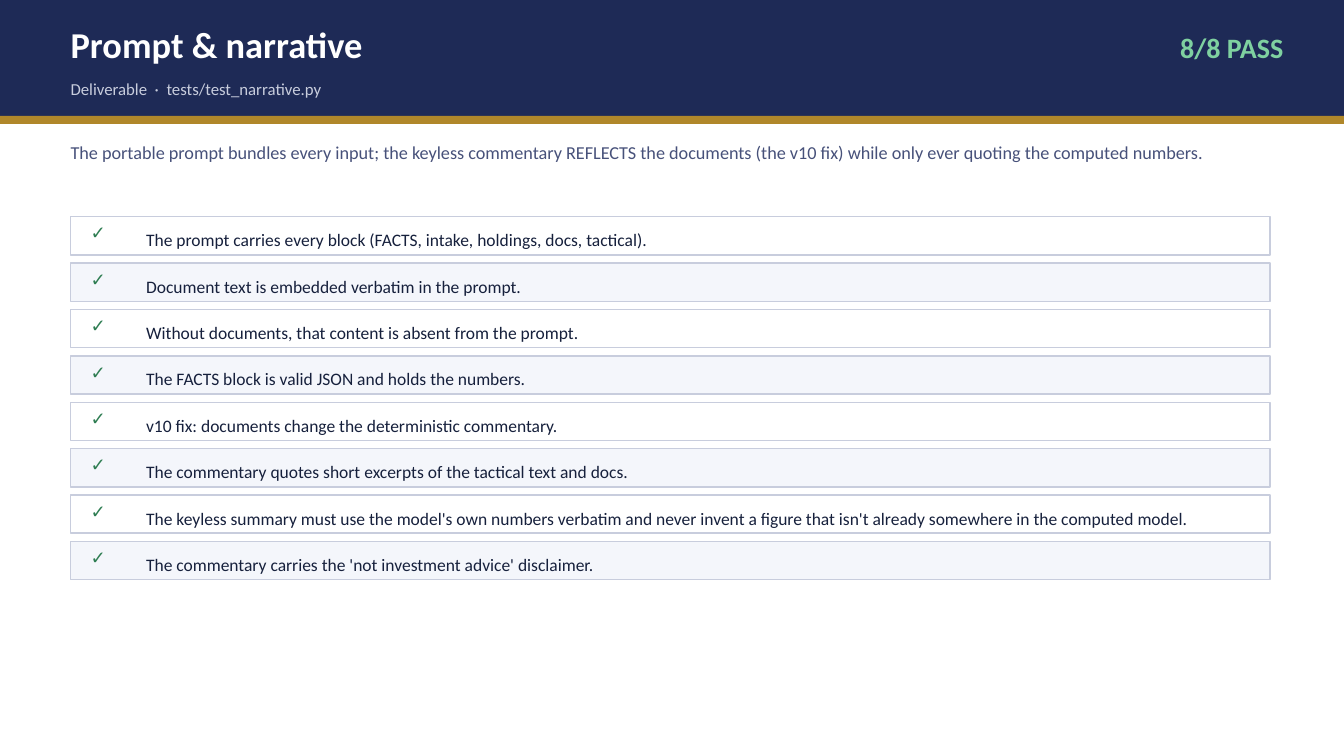
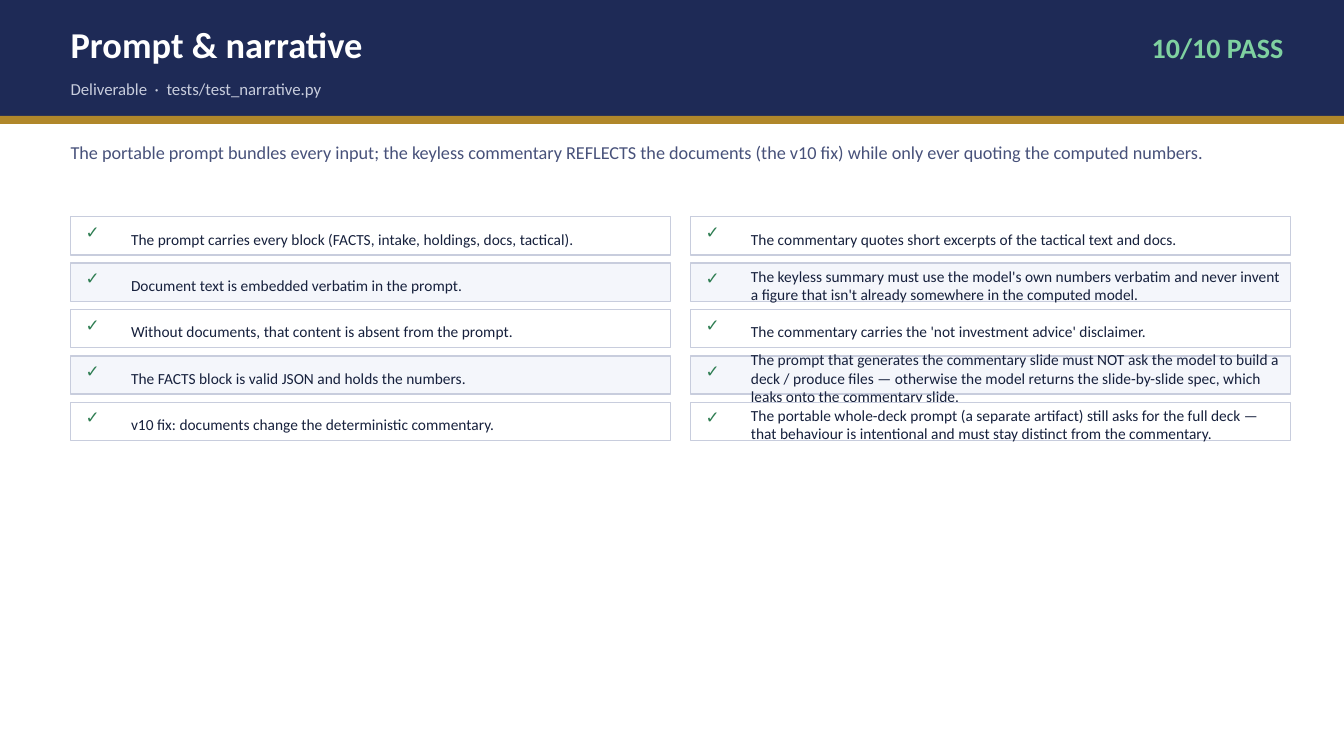
Before and after one commit to desmond108/family-office-copilot, a slide deck: slide 7 of Meridian_Copilot_Test_Report_v10.pptx. Drawn at 1344x756 pixels with LibreOffice and Linux fonts; fonts in the diff are those of the drawing. Boxes give left, top, right and bottom in pixels: in the first picture for what was removed or moved away, otherwise in the second. Text is boxed around its words. In the diff, an @@ line names an element or a change of style, - is before the commit and + after.

```diff
--- a/Meridian_Copilot_Test_Report_v10.pptx
+++ b/Meridian_Copilot_Test_Report_v10.pptx
@@ text at [1152,38,1283,60]: text changed @@
-8/8 PASS
+10/10 PASS
@@ rectangle: place and size @@
-rectangle at [71,217,1270,255]
+rectangle at [71,217,670,255]
@@ text "The prompt carries every block ...": place and size @@
-text "The prompt carries every block ..." at [146,233,646,249]
+text "The prompt carries every block ..." at [131,234,573,248]
@@ rectangle: place and size @@
-rectangle at [71,449,1270,487]
+rectangle at [691,217,1291,255]
@@ rectangle at [691,217,1291,255]: fill #F4F6FB to #FFFFFF @@
@@ text "✓": place and size @@
-text "✓" at [91,454,141,484]
+text "✓" at [706,222,746,252]
@@ text "The commentary quotes short excerpts ...": place and size @@
-text "The commentary quotes short excerpts ..." at [146,466,628,481]
+text "The commentary quotes short excerpts ..." at [751,234,1177,248]
@@ rectangle: place and size @@
-rectangle at [71,263,1270,301]
+rectangle at [71,263,670,301]
@@ text "Document text is embedded verbatim ...": place and size @@
-text "Document text is embedded verbatim ..." at [146,281,520,296]
+text "Document text is embedded verbatim ..." at [131,280,462,294]
@@ rectangle: place and size @@
-rectangle at [71,495,1270,533]
+rectangle at [691,263,1291,301]
@@ rectangle at [691,263,1291,301]: fill #FFFFFF to #F4F6FB @@
@@ text "✓": place and size @@
-text "✓" at [91,500,141,530]
+text "✓" at [706,268,746,298]
@@ text "The keyless summary must use ...": place and size @@
-text "The keyless summary must use ..." at [146,513,1187,528]
+text "The keyless summary must use ..." at [751,271,1279,303]
@@ rectangle: place and size @@
-rectangle at [71,310,1270,348]
+rectangle at [71,310,670,348]
@@ text "Without documents, that content is ...": place and size @@
-text "Without documents, that content is ..." at [146,327,579,342]
+text "Without documents, that content is ..." at [131,326,513,340]
@@ rectangle at [691,310,1291,348]: fill #F4F6FB to #FFFFFF @@
@@ rectangle: place and size @@
-rectangle at [71,541,1270,580]
+rectangle at [691,310,1291,348]
@@ size 13 to 12 pt in 8 elements at [86,222,126,252], [86,268,126,298], [86,315,126,345], [86,361,126,391], [86,407,126,438], [706,222,746,252], [706,268,746,298], [706,315,746,345] @@
@@ text "✓": place and size @@
-text "✓" at [91,546,141,577]
+text "✓" at [706,315,746,345]
@@ size 12.5 to 11 pt in 8 elements at [131,419,495,433], [131,234,573,248], [131,280,462,294], [131,326,513,340], [131,373,465,384], [751,234,1177,248], [751,271,1279,303], [751,326,1145,340] @@
@@ text "The commentary carries the 'not ...": place and size @@
-text "The commentary carries the 'not ..." at [146,559,593,574]
+text "The commentary carries the 'not ..." at [751,326,1145,340]
@@ rectangle: place and size @@
-rectangle at [71,356,1270,394]
+rectangle at [71,356,670,394]
@@ text "The FACTS block is valid ...": place and size @@
-text "The FACTS block is valid ..." at [146,373,525,385]
+text "The FACTS block is valid ..." at [131,373,465,384]
@@ rectangle added at [691,356,1291,394], fill #F4F6FB, outline #C8CDDD 1 pt @@
@@ text added at [751,354,1278,403], 11 pt, text #16203C @@
+The prompt that generates the commentary slide must NOT ask the model to build a deck / produce files — otherwise the model returns the slide-by-slide spec, which leaks onto the commentary slide.
@@ text added at [706,361,746,391], 12 pt, text #2E7D52, bold @@
+✓
@@ rectangle: place and size @@
-rectangle at [71,402,1270,441]
+rectangle at [71,402,670,441]
@@ text "v10 fix: documents change the ...": place and size @@
-text "v10 fix: documents change the ..." at [146,420,557,435]
+text "v10 fix: documents change the ..." at [131,419,495,433]
@@ rectangle added at [691,402,1291,441], fill #FFFFFF, outline #C8CDDD 1 pt @@
@@ text added at [706,407,746,438], 12 pt, text #2E7D52, bold @@
+✓
@@ text added at [751,410,1240,442], 11 pt, text #16203C @@
+The portable whole-deck prompt (a separate artifact) still asks for the full deck — that behaviour is intentional and must stay distinct from the commentary.
```
Also in this commit, not shown: 3 other slides changed, 8 other files.
